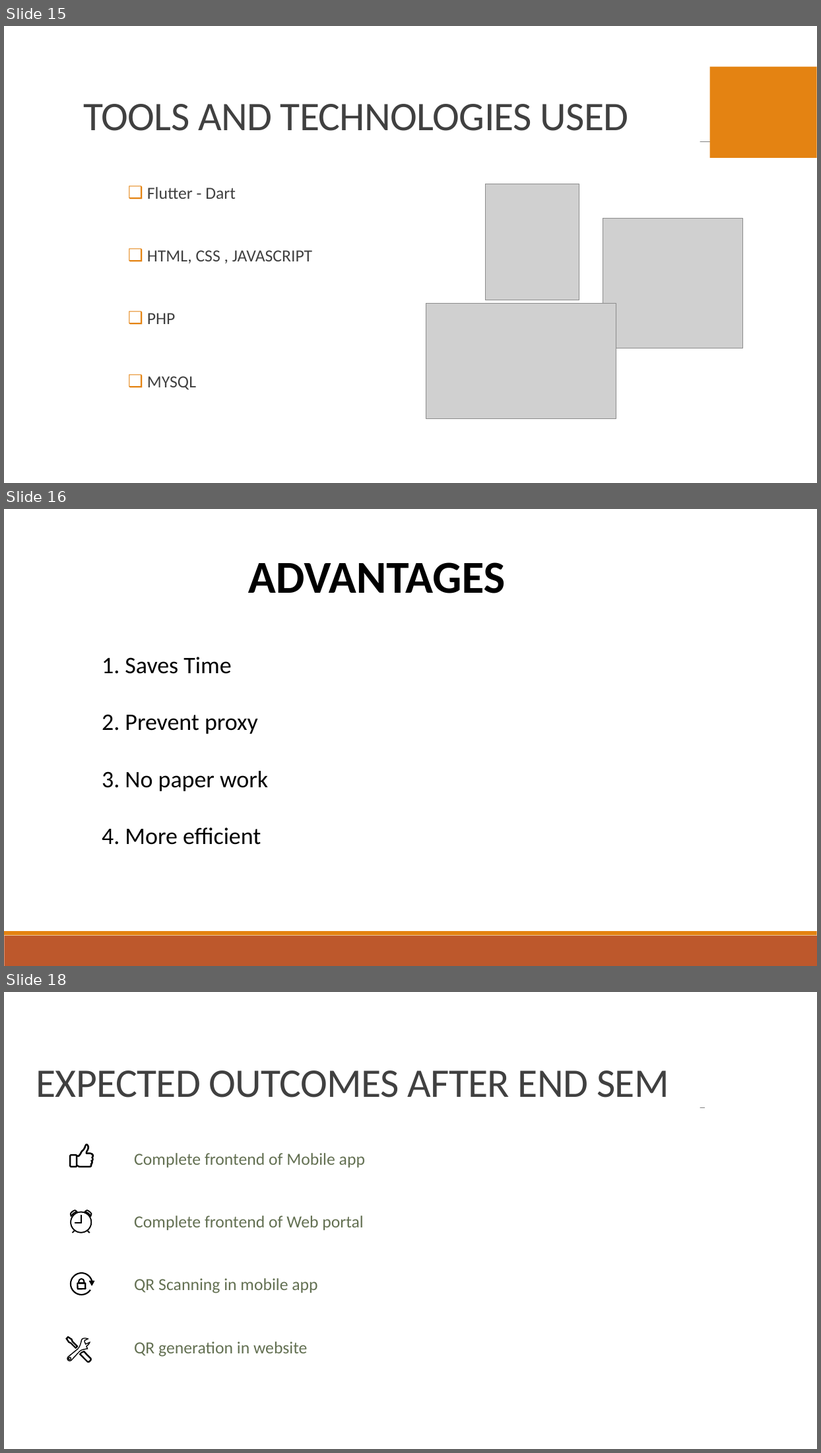
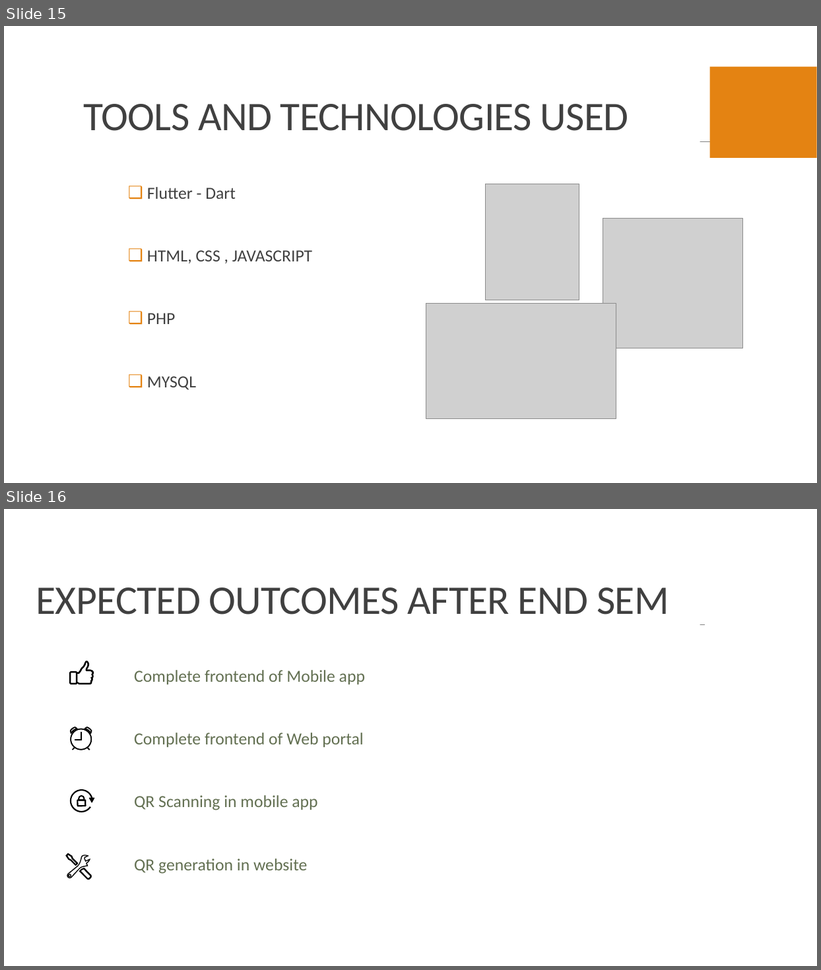
Before and after one commit to Pakhi-v/Juet-Rollcall, a slide deck: MINOR PROJECT-1.pptx. Shown one above the other, each under a label of ours: slides 15, 16 and 18 before the commit, slides 15 and 16 after it; the slides between them are not shown. The pictures are 821x1453 and 821x970 pixels, drawn with LibreOffice and Linux fonts; fonts in the diff are those of the drawing; grey boxes stand for pictures; background and template pictures are left out. Boxes give left, top, right and bottom in pixels: in the first picture for what was removed or moved away, otherwise in the second. Text is boxed around its words. In the diff, an @@ line names an element or a change of style, - is before the commit and + after.

```diff
--- a/MINOR PROJECT-1.pptx
+++ b/MINOR PROJECT-1.pptx
@@ slide 16 removed at bbox=[4, 509, 817, 966], background #FFFFFF; not listed: 2 template elements that a slide beside it also shows @@
@@ text removed at bbox=[248, 562, 505, 593] @@
-ADVANTAGES
@@ text removed at bbox=[102, 657, 268, 845] @@
-1. Saves Time
-2. Prevent proxy
-3. No paper work
-4. More efficient
@@ what was slide 18 is now slide 16 @@
```
Also in this commit, not shown: 1 other slide removed, 21 other files.
